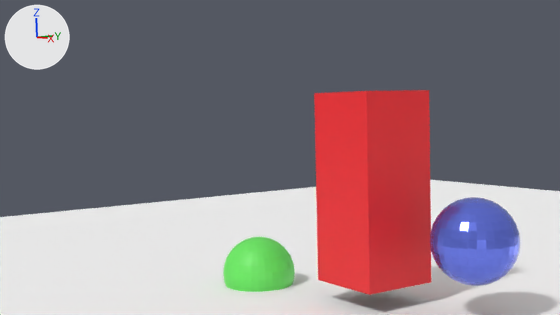
Before and after pictures for a commit that changed the Blender file gltf/shadow_mapping_sanity_spot.blend.
Before and after are seen from the file's camera 'Camera'. Every picture has the same lights, and +X, +Y and +Z are marked at upper left.
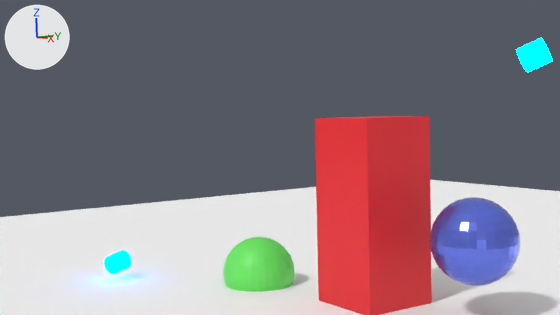
Commit message: shadow mapping culls front face to cut down peter panning

Changed parts and their boxes [x1, y1, x2, y2] in the pictures (560 x 315 px):
'Cube', moved: before [314, 90, 431, 295]; after [315, 116, 432, 315]
'Cylinder', added: after [516, 37, 553, 73]
'Cylinder.001', added: after [104, 250, 132, 274]

What changed in the scene script:
```text
Add mat_lightcone:
    mat_lightcone = emission_material('LightCone')
    mat_lightcone.base_color = (0.0, 0.318, 1.0)  # blue #0099ff
    mat_lightcone.strength = 10.0
Add me_cylinder_001:
    me_cylinder_001.from_pydata(...)  # a 32-sided cylinder along z spanning x -1.0..1.0, y -1.0..1.0, z -1.0..1.0
    me_cylinder_001.materials.append(mat_lightcone)  # blue #0099ff
Change ob_cube:
    ob_cube.location: (0.0, 0.0, 1.52) -> (0.0, 0.0, 0.9)
Add ob_cylinder_001:
    ob_cylinder_001 = bpy.data.objects.new('Cylinder.001', me_cylinder_001)
    ob_cylinder_001.location = (-6.66, -4.07, 0.52)
    ob_cylinder_001.rotation_euler = (0.0, 1.168, 0.517)  # degrees (0, 67, 30)
    ob_cylinder_001.scale = (0.275, 0.275, 0.275)
Add ob_cylinder:
    ob_cylinder = bpy.data.objects.new('Cylinder', me_cylinder_001.copy())
    ob_cylinder.location = (4.08, 1.01, 5.9)
    ob_cylinder.rotation_euler = (0.0, 1.168, 0.517)  # degrees (0, 67, 30)
    ob_cylinder.scale = (0.275, 0.275, 0.275)
```
